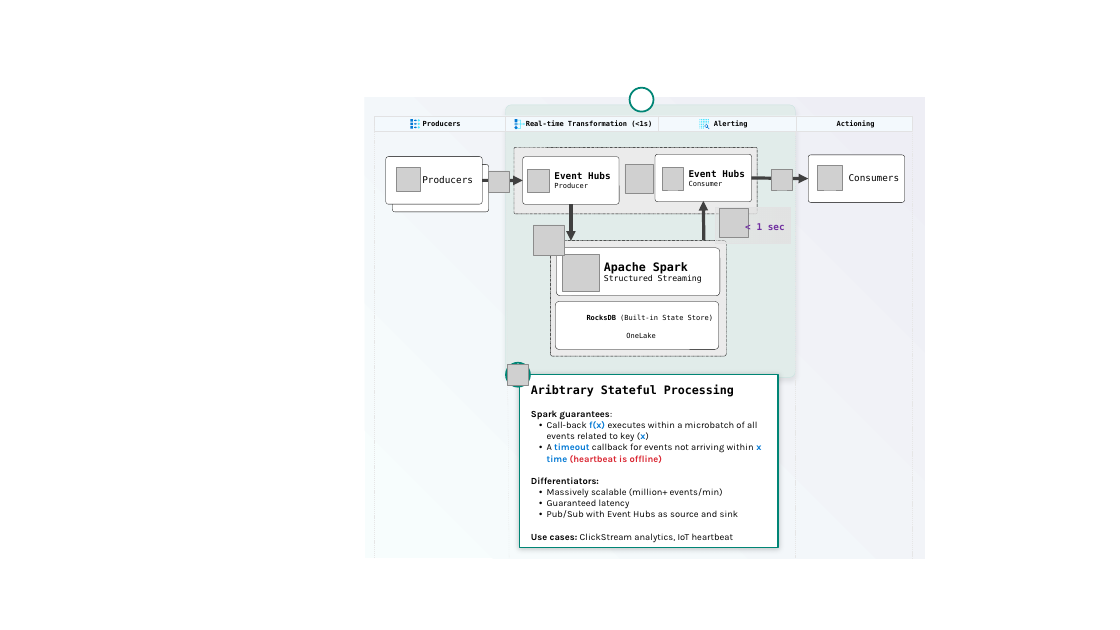
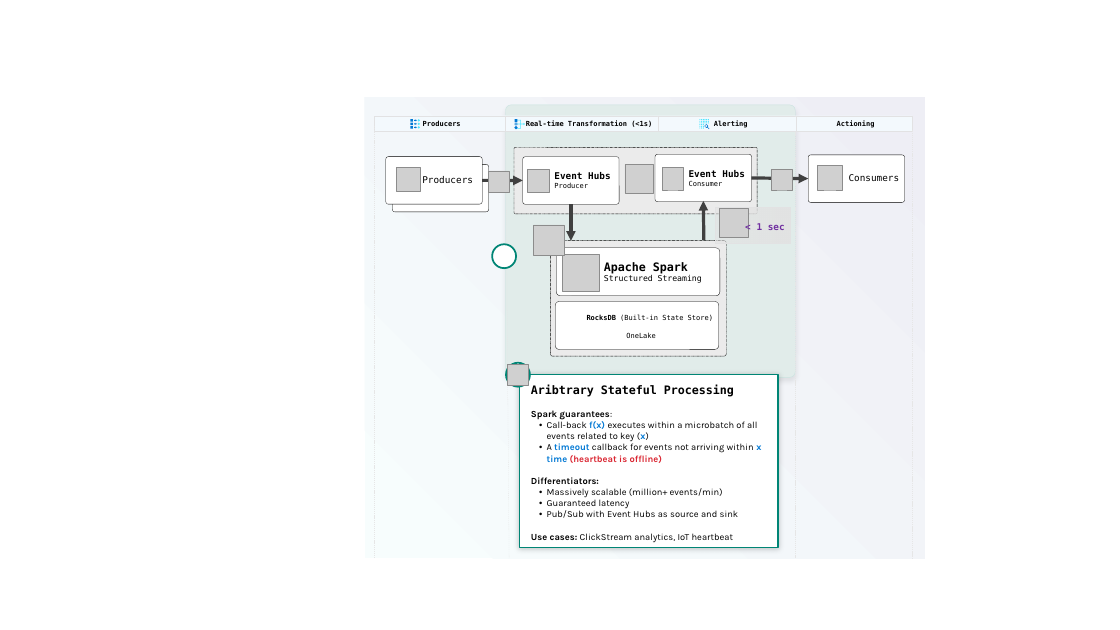
Before and after one commit to mdrakiburrahman/heartbeat-website, a slide deck: slide 1 of assets/assets.pptx. Drawn at 1120x630 pixels with LibreOffice and Linux fonts; fonts in the diff are those of the drawing; grey boxes stand for pictures; background and template pictures are left out. Boxes give left, top, right and bottom in pixels: in the first picture for what was removed or moved away, otherwise in the second. Text is boxed around its words. In the diff, an @@ line names an element or a change of style, - is before the commit and + after.

```diff
--- a/assets/assets.pptx
+++ b/assets/assets.pptx
@@ ellipse: place and size @@
-ellipse at (630,87,654,111)
+ellipse at (492,245,516,268)
```
Also in this commit, not shown: 1 other file.
